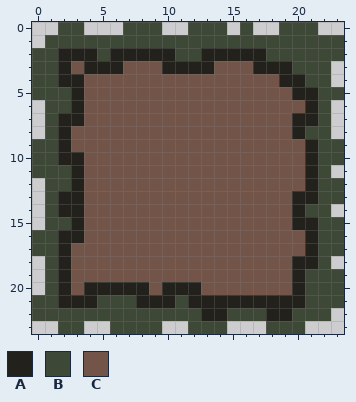
Pixel-art sprite: core/assets/grass.png. The picture above is the old version.
The file is 24x24 pixels.
Palette (. is transparent): A #22211b  B #3e4836  C #725449
Pixels before, first column x 0:
 0 ..BB...BBB..BBB.B..BBB..
 1 .BBBBBBBBBBBBBBBBBBBBBBB
 2 BBAAABAAAAABBAAAAABBBBBB
 3 BBACAAACCCAAAACCCAAABBB.
 4 BBAACCCCCCCCCCCCCCCAABB.
 5 BBBACCCCCCCCCCCCCCCCAABB
 6 .BBACCCCCCCCCCCCCCCCCAB.
 7 .BAACCCCCCCCCCCCCCCCAAB.
 8 .BACCCCCCCCCCCCCCCCCABB.
 9 BBACCCCCCCCCCCCCCCCCCABB
10 BBAACCCCCCCCCCCCCCCCCABB
11 BBBACCCCCCCCCCCCCCCCCAB.
12 .BBACCCCCCCCCCCCCCCCCABB
13 .BAACCCCCCCCCCCCCCCCAABB
14 .BAACCCCCCCCCCCCCCCCABB.
15 .BBACCCCCCCCCCCCCCCCAABB
16 BBAACCCCCCCCCCCCCCCCCABB
17 BBACCCCCCCCCCCCCCCCCCABB
18 .BACCCCCCCCCCCCCCCCCAAB.
19 .BACCCCCCCCCCCCCCCCCABBB
20 .BACAAAAACAAACCCCCCCABBB
21 BBAAABBBAAABAAAAAAAAABBB
22 BBBBBBBBBBBBBAABBBAABBB.
23 ..BB..BBBB..BBB...BBB...
Now the later version:
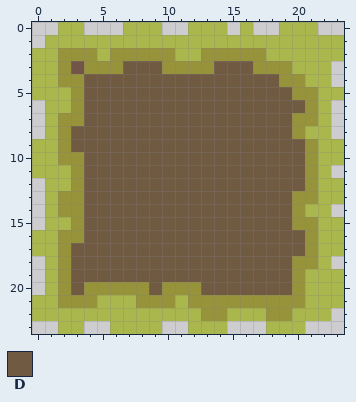
Colours new in this view: D #715a42
Message: update grass & dirt texture
Difference:
colour A: #22211b -> #97933a
colour B: #3e4836 -> #a9b74c
y 3: x 7..9 CCC -> DDD; x 14..16 CCC -> DDD
y 4: x 4..18 CCCCCCCCCCCCCCC -> DDDDDDDDDDDDDDD
y 5: x 4..19 CCCCCCCCCCCCCCCC -> DDDDDDDDDDDDDDDD
y 6: x 4..20 CCCCCCCCCCCCCCCCC -> DDDDDDDDDDDDDDDDD
y 7: x 4..19 CCCCCCCCCCCCCCCC -> DDDDDDDDDDDDDDDD
y 8: x 3..19 CCCCCCCCCCCCCCCCC -> DDDDDDDDDDDDDDDDD
y 9: x 3..20 CCCCCCCCCCCCCCCCCC -> DDDDDDDDDDDDDDDDDD
y 10..12: x 4..20 CCCCCCCCCCCCCCCCC -> DDDDDDDDDDDDDDDDD
y 13..15: x 4..19 CCCCCCCCCCCCCCCC -> DDDDDDDDDDDDDDDD
y 16: x 4..20 CCCCCCCCCCCCCCCCC -> DDDDDDDDDDDDDDDDD
y 17: x 3..20 CCCCCCCCCCCCCCCCCC -> DDDDDDDDDDDDDDDDDD
y 18..19: x 3..19 CCCCCCCCCCCCCCCCC -> DDDDDDDDDDDDDDDDD
y 20: x 3 C -> D; x 9 C -> D; x 13..19 CCCCCCC -> DDDDDDD
Changed places in both pictures, as pixel boxes (x1, y1, x2, y2):
changed: (32, 22, 344, 334)
